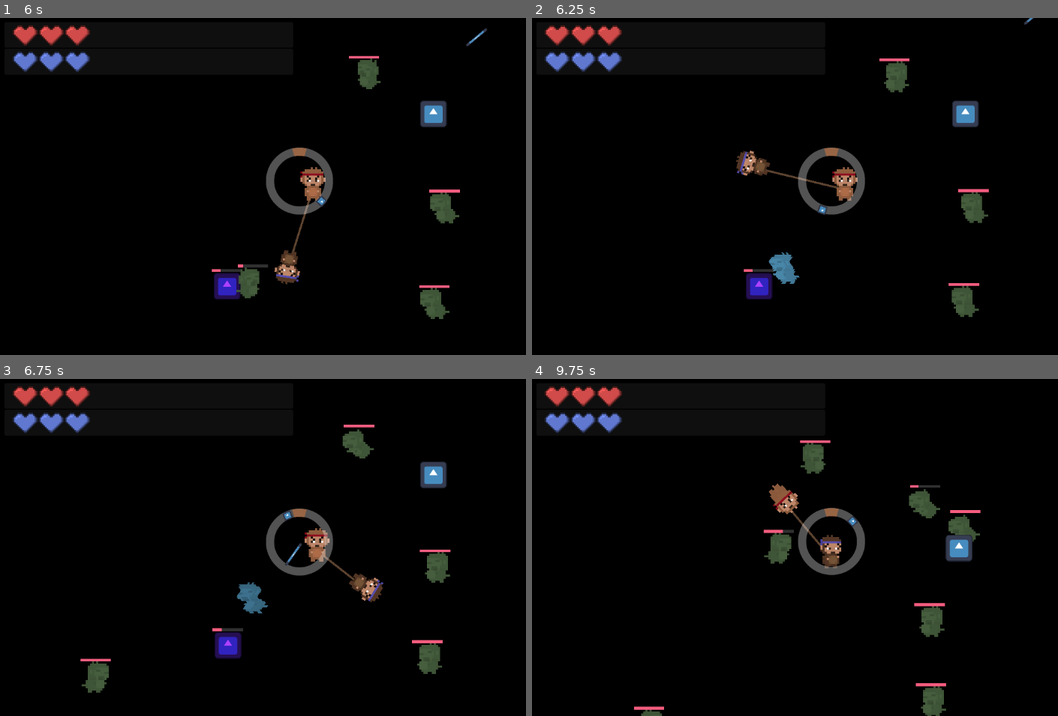
Above: before the commit, frames 1-4 (two rows, left to right).
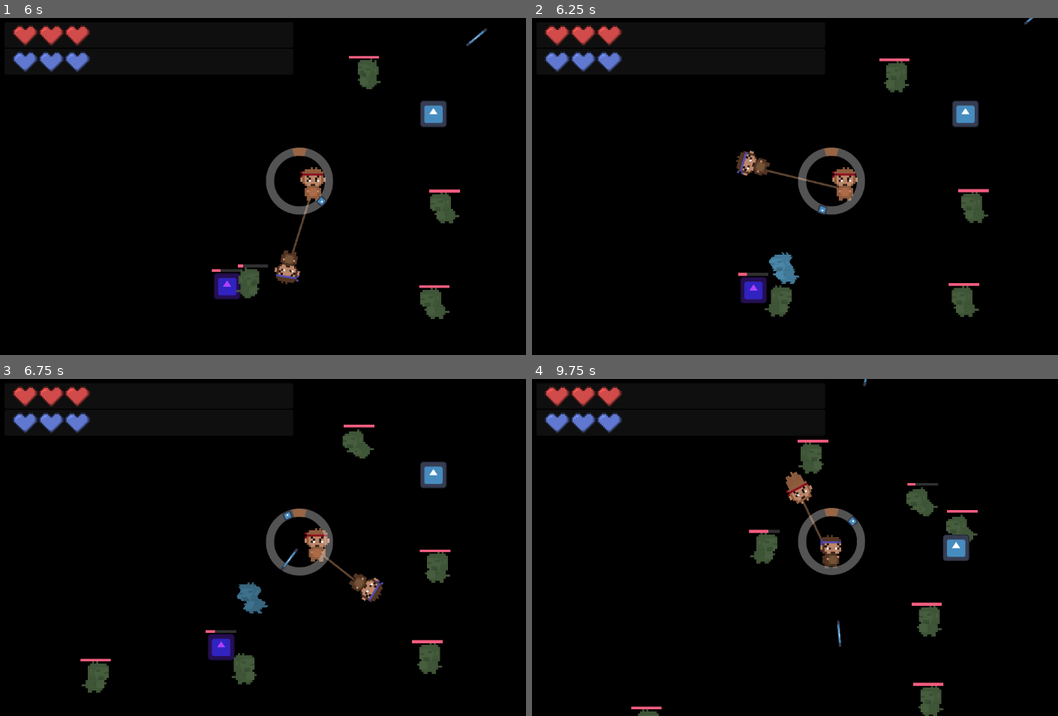
Above: after the commit, the same moments.

Repository: arrowira/cookiejam4
Game: Godot game, scene res://scenes/main.tscn
The game is run twice, just before and just after one commit, with the same random seed, the same clock (stepped at 60 frames per second) and the same inputs. The engine's default icon, where the game draws it, is replaced by a stand-in: a white triangle on a blue panel in a dark square.
Inputs (mouse positions are in pixels of both pictures, inside the frame that each line leads up to):
- Up to frame 1 (6 s): click "OKAY" at 0.5 s; move the mouse to (431, 169) at 1.27 s; tap C (c) at 1.35, 3.8, 4.35 s; tap E (e) at 1.55, 2.85, 4.55, 5.85 s; click "OKAY" at 2 s; move the mouse to (178, 203) at 2.77 s; tap K (k) at 3.05, 3.6, 5.3 s; move the mouse to (357, 112) at 3.52 s; move the mouse to (268, 253) at 4.27 s; move the mouse to (478, 237) at 5.02 s; click (478, 237) at 5.1 s; move the mouse to (120, 135) at 5.77 s
- Up to frame 2 (6.25 s): tap C (c) at 6.05 s
- Up to frame 3 (6.75 s): move the mouse to (331, 547) at 6.52 s; tap K (k) at 6.6 s
- Up to frame 4 (9.75 s): tap E (e) at 6.8, 8.85 s; move the mouse to (742, 463) at 7.27 s; tap Space (space) at 7.35 s; tap K (k) at 7.55, 9.6 s; move the mouse to (963, 530) at 8.02 s; tap C (c) at 8.1 s; move the mouse to (710, 564) at 8.77 s; move the mouse to (889, 473) at 9.52 s

Frame 1 is identical in both runs. In frame 2, 0.8% of the frame differs, in the area x 39-50%, y 74-89%; in frame 3, 0.8%; in frame 4, 2.3%, in the area x 18-86%, y 0-100%.

Commit message:
refactor grunt animations

Diff:
--- a/cookie-jam-4/scenes/grunt.tscn
+++ b/cookie-jam-4/scenes/grunt.tscn
@@ -41,7 +41,7 @@
 
 [sub_resource type="Animation" id="Animation_6upo6"]
 resource_name = "walk"
-length = 0.3
+length = 0.6
 loop_mode = 1
 tracks/0/type = "value"
 tracks/0/imported = false
@@ -50,7 +50,7 @@
 tracks/0/interp = 1
 tracks/0/loop_wrap = true
 tracks/0/keys = {
-"times": PackedFloat32Array(0, 0.033333335, 0.06666667, 0.10000001, 0.13333334, 0.16666667, 0.20000002, 0.23333335, 0.26666668, 0.3),
+"times": PackedFloat32Array(0, 0.06666667, 0.13333334, 0.2, 0.26666668, 0.33333334, 0.4, 0.46666667, 0.53333336, 0.6),
 "transitions": PackedFloat32Array(1, 1, 1, 1, 1, 1, 1, 1, 1, 1),
 "update": 1,
 "values": [0, 1, 2, 3, 4, 5, 6, 7, 8, 9]
@@ -128,8 +128,9 @@
 libraries = {
 &"": SubResource("AnimationLibrary_jjune")
 }
-speed_scale = 0.2
+speed_scale = 0.4
 
 [node name="deathTimer" type="Timer" parent="."]
 
 [connection signal="timeout" from="knockback" to="." method="_on_knockback_timeout"]
+[connection signal="timeout" from="deathTimer" to="." method="_on_death_timer_timeout"]
--- a/cookie-jam-4/scripts/grunt.gd
+++ b/cookie-jam-4/scripts/grunt.gd
@@ -31,7 +31,10 @@
 	var ghost = pGhost.instantiate()
 	ghost.global_position=global_position
 	get_parent().add_child(ghost)
-	queue_free()
+
+	$deathTimer.start()
+	$AnimationPlayer.play("die")
+	$healthBar.visible = false
 
 
 func damage(amt):
@@ -54,3 +57,7 @@
 
 func _on_knockback_timeout() -> void:
 	inKB = false
+
+
+func _on_death_timer_timeout() -> void:
+	queue_free()
